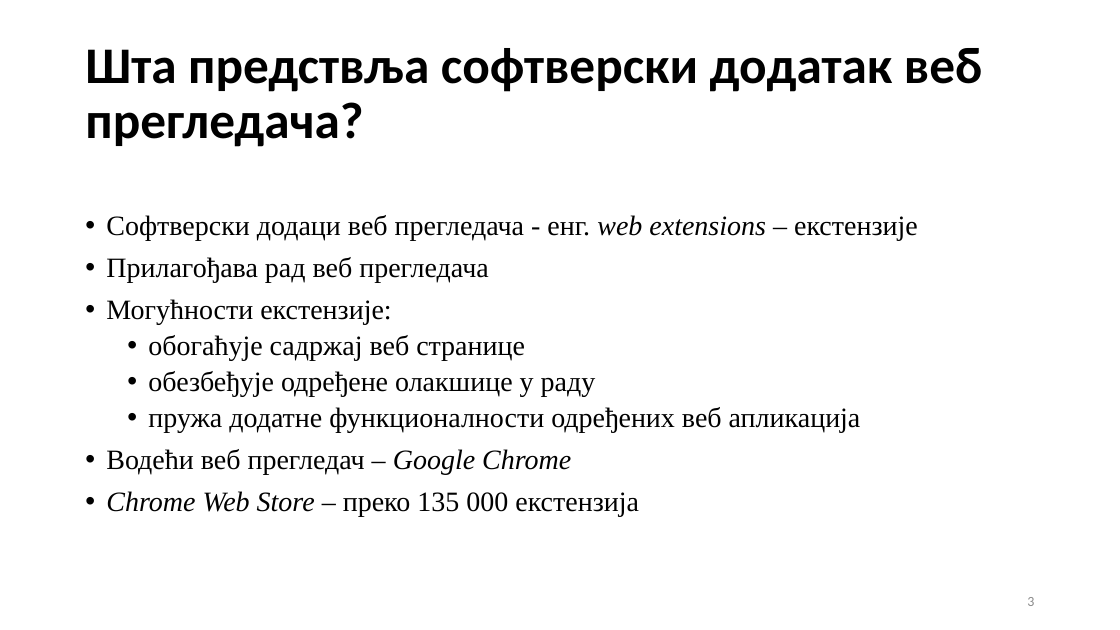
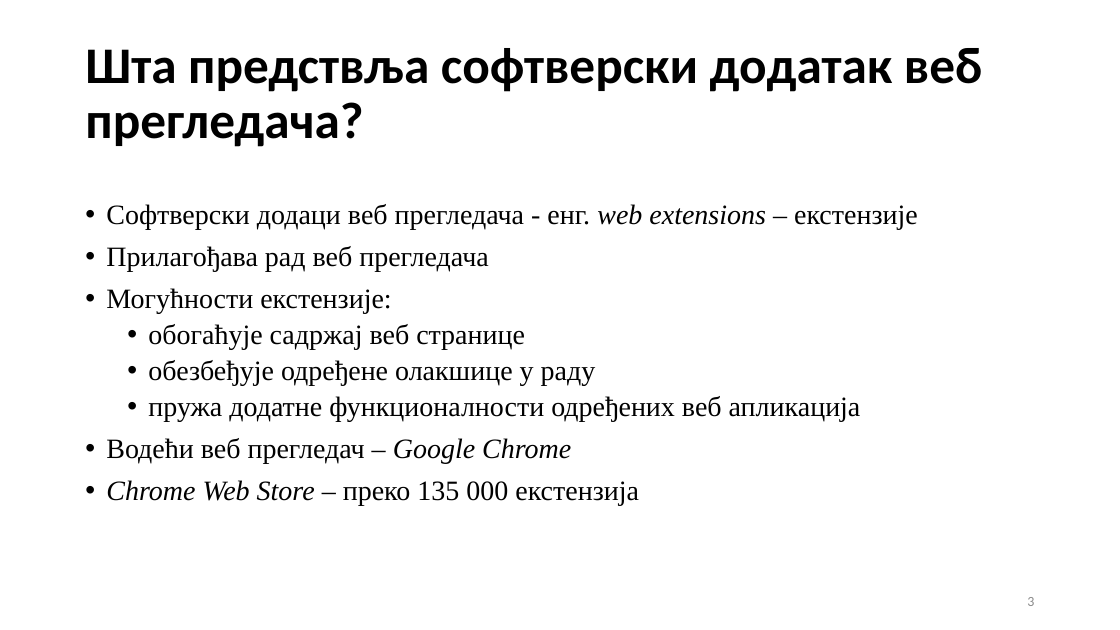
Before and after one commit to alebogi/remind_me_later_extension, a slide deck: slide 3 of Aleksandra Bogicevic 170390.pptx. Drawn at 1120x630 pixels with LibreOffice and Linux fonts; fonts in the diff are those of the drawing. Boxes give left, top, right and bottom in pixels: in the first picture for what was removed or moved away, otherwise in the second. Text is boxed around its words. In the diff, an @@ line names an element or a change of style, - is before the commit and + after.

```diff
--- a/Aleksandra Bogicevic 170390.pptx
+++ b/Aleksandra Bogicevic 170390.pptx
@@ text "Софтверски додаци веб прегледача - ..." moved from (x1=106, y1=215, x2=918, y2=516) to (x1=106, y1=204, x2=918, y2=505) @@
```
Also in this commit, not shown: 3 other slides changed, 1 other file.
